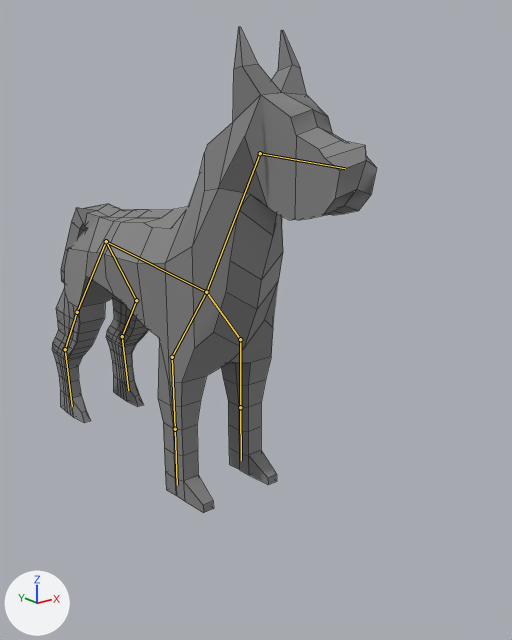
Two versions of the Blender file Assets/wolf.blend, one commit apart.
Camera for both pictures: a 50 mm camera at (-1.1, -1.783, 1.123) aimed at (0.118, -0.262, 0.514). Lighting does not change. The marker at lower left points along +X, +Y and +Z. The bones that bend it are drawn over the model as lines. Mesh edges are drawn as thin lines.
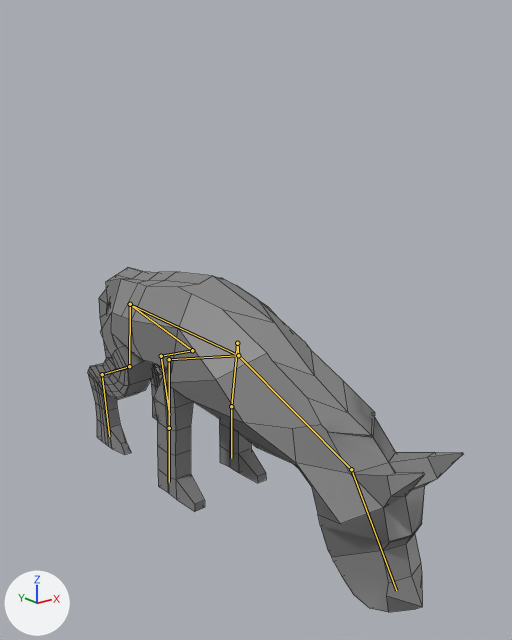
The newer file adds an action. The first version stands in its rest pose; the second is drawn at frame 10 of the action '骨架动作.003'.

Boxes (x1, y1, x2, y2) around the edits, measured in the pictures (512 x 640 px):
'Plane.003', posed (15% wider, 29% shorter)
    before: (52, 27, 377, 513)
    after: (88, 267, 463, 612)
bone '骨骼', root to tip
    before: (206, 292) to (260, 153)
    after: (238, 355) to (351, 469)
bone '骨骼.001', root to tip
    before: (260, 153) to (345, 168)
    after: (351, 469) to (396, 590)
bone '骨骼.002', root to tip
    before: (206, 292) to (240, 339)
    after: (238, 355) to (237, 343)
bone '骨骼.003', root to tip
    before: (240, 339) to (240, 407)
    after: (237, 343) to (231, 406)
bone '骨骼.004', root to tip
    before: (240, 407) to (241, 460)
    after: (231, 406) to (231, 458)
bone '骨骼.005', root to tip
    before: (206, 292) to (172, 357)
    after: (238, 355) to (169, 359)
bone '骨骼.006', root to tip
    before: (172, 357) to (175, 429)
    after: (169, 359) to (169, 428)
bone '骨骼.007', root to tip
    before: (175, 429) to (177, 485)
    after: (169, 428) to (169, 482)
bone '骨骼.009', root to tip
    before: (206, 292) to (106, 241)
    after: (238, 355) to (130, 304)
bone '骨骼.011', root to tip
    before: (106, 241) to (136, 300)
    after: (130, 304) to (192, 350)
bone '骨骼.012', root to tip
    before: (136, 300) to (122, 336)
    after: (192, 350) to (161, 356)
bone '骨骼.013', root to tip
    before: (122, 336) to (128, 390)
    after: (161, 356) to (169, 415)
bone '骨骼.014', root to tip
    before: (106, 241) to (77, 312)
    after: (130, 304) to (129, 366)
bone '骨骼.015', root to tip
    before: (77, 312) to (65, 349)
    after: (129, 366) to (102, 374)
bone '骨骼.016', root to tip
    before: (65, 349) to (72, 406)
    after: (102, 374) to (109, 436)

What the commit changed:
Bone '骨骼' (bone_骨骼) moves from (0.0, 0.0, 0.0) to (0.0, -0.084, 0.344).
Bone '骨骼' (bone_骨骼) turns from (0, 0, 0) to (79, 0, 0) degrees about its own x, y and z.
Bone '骨骼.001' (bone_骨骼_001) turns from (0, 0, 0) to (-25, 0, 0) degrees about its own x, y and z.
Bone '骨骼.002' (bone_骨骼_002) moves from (0.0, 0.0, 0.0) to (-0.151, 0.203, -0.248).
Bone '骨骼.002' (bone_骨骼_002) turns from (0, 0, 0) to (75, 36, 26) degrees about its own x, y and z.
Bone '骨骼.003' (bone_骨骼_003) moves from (0.0, 0.0, 0.0) to (0.0, -0.004, 0.003).
Bone '骨骼.003' (bone_骨骼_003) turns from (0, 0, 0) to (-70, 1, 1) degrees about its own x, y and z.
Bone '骨骼.004' (bone_骨骼_004) turns from (0, 0, 0) to (-7, 0, 0) degrees about its own x, y and z.
Bone '骨骼.005' (bone_骨骼_005) moves from (0.0, 0.0, 0.0) to (0.142, 0.203, -0.254).
Bone '骨骼.005' (bone_骨骼_005) turns from (0, 0, 0) to (77, -34, -29) degrees about its own x, y and z.
Bone '骨骼.006' (bone_骨骼_006) moves from (0.0, 0.0, 0.0) to (0.0, 0.004, -0.003).
Bone '骨骼.006' (bone_骨骼_006) turns from (0, 0, 0) to (-75, 0, 1) degrees about its own x, y and z.
Bone '骨骼.007' (bone_骨骼_007) turns from (0, 0, 0) to (-2, 0, 0) degrees about its own x, y and z.
Bone '骨骼.009' (bone_骨骼_009) moves from (0.0, 0.0, 0.0) to (0.0, -0.272, 0.227).
Bone '骨骼.009' (bone_骨骼_009) turns from (0, 0, 0) to (4, 0, 0) degrees about its own x, y and z.
Bone '骨骼.011' (bone_骨骼_011) turns from (0, 0, 0) to (41, -31, 14) degrees about its own x, y and z.
Bone '骨骼.012' (bone_骨骼_012) turns from (0, 0, 0) to (-74, -27, -35) degrees about its own x, y and z.
Bone '骨骼.013' (bone_骨骼_013) moves from (0.0, 0.0, 0.0) to (0.001, 0.001, -0.001).
Bone '骨骼.013' (bone_骨骼_013) turns from (0, 0, 0) to (30, -5, 17) degrees about its own x, y and z.
Bone '骨骼.014' (bone_骨骼_014) turns from (0, 0, 0) to (48, 13, 31) degrees about its own x, y and z.
Bone '骨骼.015' (bone_骨骼_015) turns from (0, 0, 0) to (-72, -25, -34) degrees about its own x, y and z.
Bone '骨骼.016' (bone_骨骼_016) moves from (0.0, 0.0, 0.0) to (-0.001, -0.001, 0.001).
Bone '骨骼.016' (bone_骨骼_016) turns from (0, 0, 0) to (26, -3, 15) degrees about its own x, y and z.
